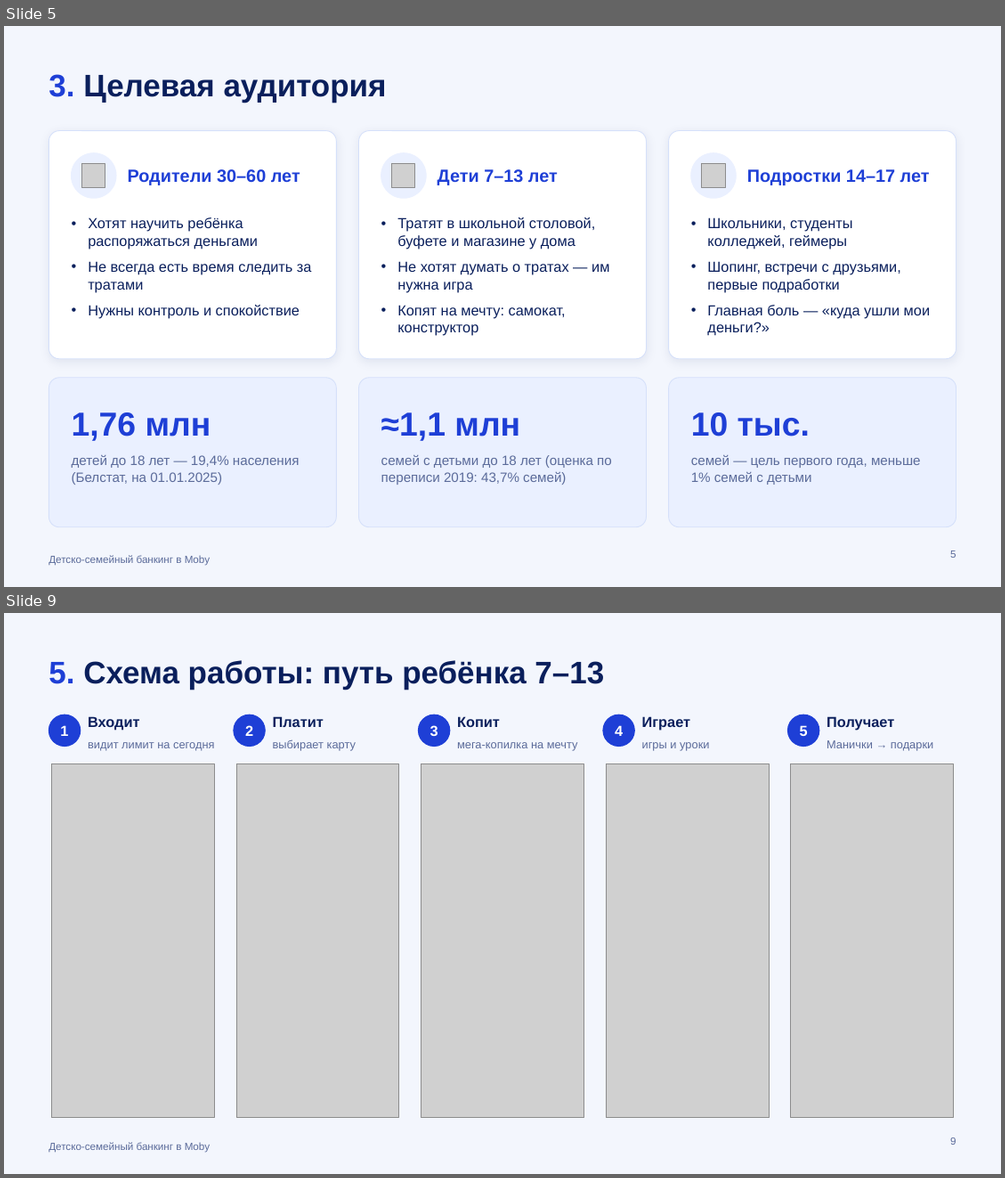
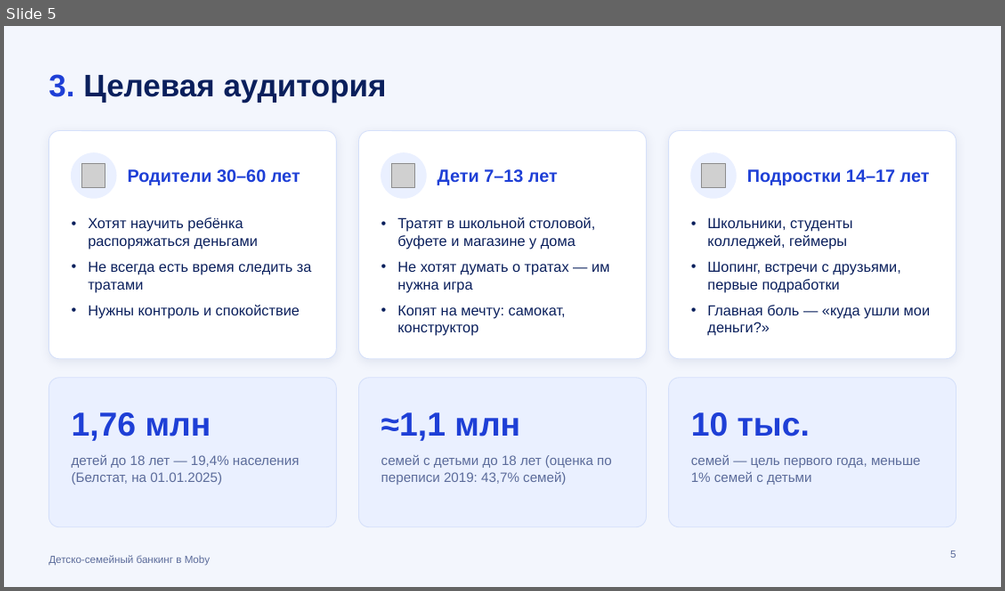
Before and after one commit to kvasiuum/hackatonmtbank, a slide deck: presentation/Moby_Семья_презентация.pptx. Shown one above the other, each under a label of ours: slides 5 and 9 before the commit, slide 5 after it; the slides between them are not shown. The pictures are 1005x1178 and 1005x591 pixels, drawn with LibreOffice and Linux fonts; fonts in the diff are those of the drawing; grey boxes stand for pictures. Boxes give left, top, right and bottom in pixels: in the first picture for what was removed or moved away, otherwise in the second. Text is boxed around its words. In the diff, an @@ line names an element or a change of style, - is before the commit and + after.

```diff
--- a/presentation/Moby_Семья_презентация.pptx
+++ b/presentation/Moby_Семья_презентация.pptx
@@ slide 9 removed at <box>4,613,1001,1174</box>, background #F3F6FD; not listed: 1 template element that a slide beside it also shows @@
@@ title removed at <box>48,660,604,690</box> @@
-5. Схема работы: путь ребёнка 7–13
@@ ellipse removed at <box>48,714,81,747</box> @@
@@ text removed at <box>88,716,140,730</box> @@
-Входит
@@ ellipse removed at <box>234,714,265,747</box> @@
@@ text removed at <box>273,716,324,727</box> @@
-Платит
@@ ellipse removed at <box>418,714,450,747</box> @@
@@ text removed at <box>457,716,500,727</box> @@
-Копит
@@ ellipse removed at <box>603,714,634,747</box> @@
@@ text removed at <box>642,716,691,730</box> @@
-Играет
@@ ellipse removed at <box>788,714,819,747</box> @@
@@ text removed at <box>826,716,894,730</box> @@
-Получает
@@ text removed at <box>60,725,68,736</box> @@
-1
@@ text removed at <box>88,742,214,750</box> @@
-видит лимит на сегодня
@@ text removed at <box>245,725,253,736</box> @@
-2
@@ text removed at <box>273,739,356,750</box> @@
-выбирает карту
@@ text removed at <box>430,725,438,736</box> @@
-3
@@ text removed at <box>457,742,578,750</box> @@
-мега-копилка на мечту
@@ text removed at <box>615,725,623,736</box> @@
-4
@@ text removed at <box>642,742,709,750</box> @@
-игры и уроки
@@ text removed at <box>800,726,808,736</box> @@
-5
@@ text removed at <box>826,740,933,750</box> @@
-Манички → подарки
@@ picture removed at <box>52,764,215,1117</box> @@
@@ picture removed at <box>236,764,399,1117</box> @@
@@ picture removed at <box>421,764,584,1117</box> @@
@@ picture removed at <box>606,764,769,1117</box> @@
@@ picture removed at <box>791,764,954,1117</box> @@
@@ page number removed at <box>950,1137,955,1144</box> @@
-9
```
Also in this commit, not shown: 10 slides changed, 8 slides added, 2 other slides removed, 10 other files.
